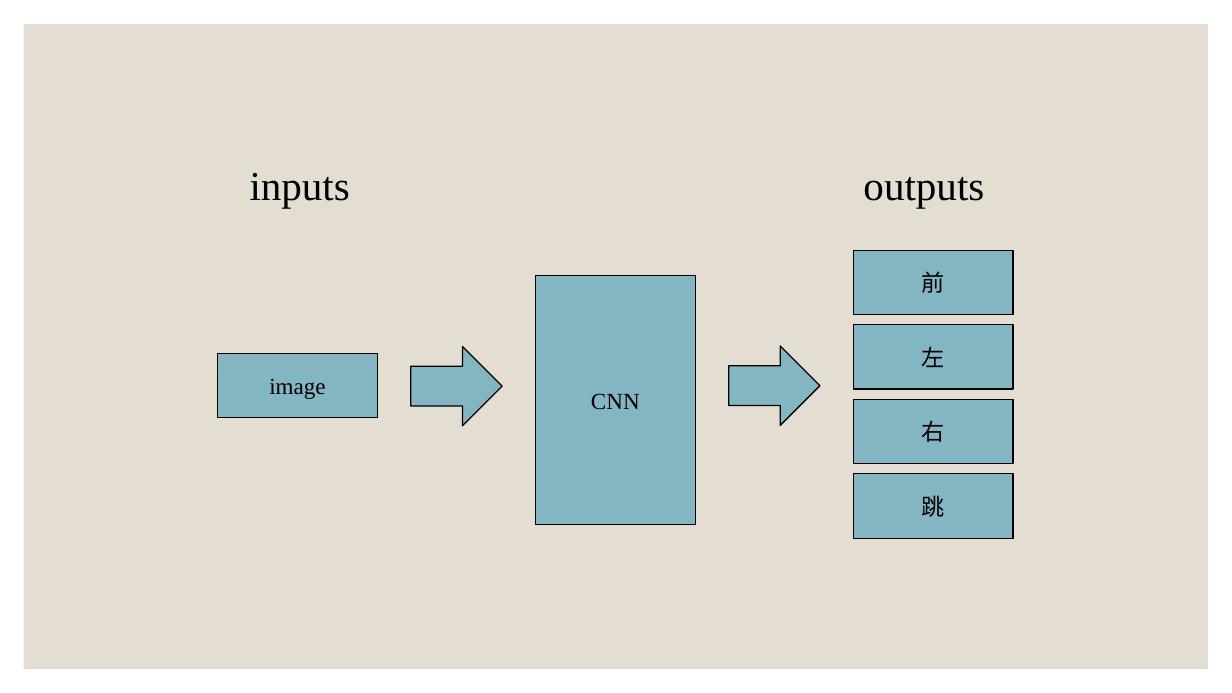
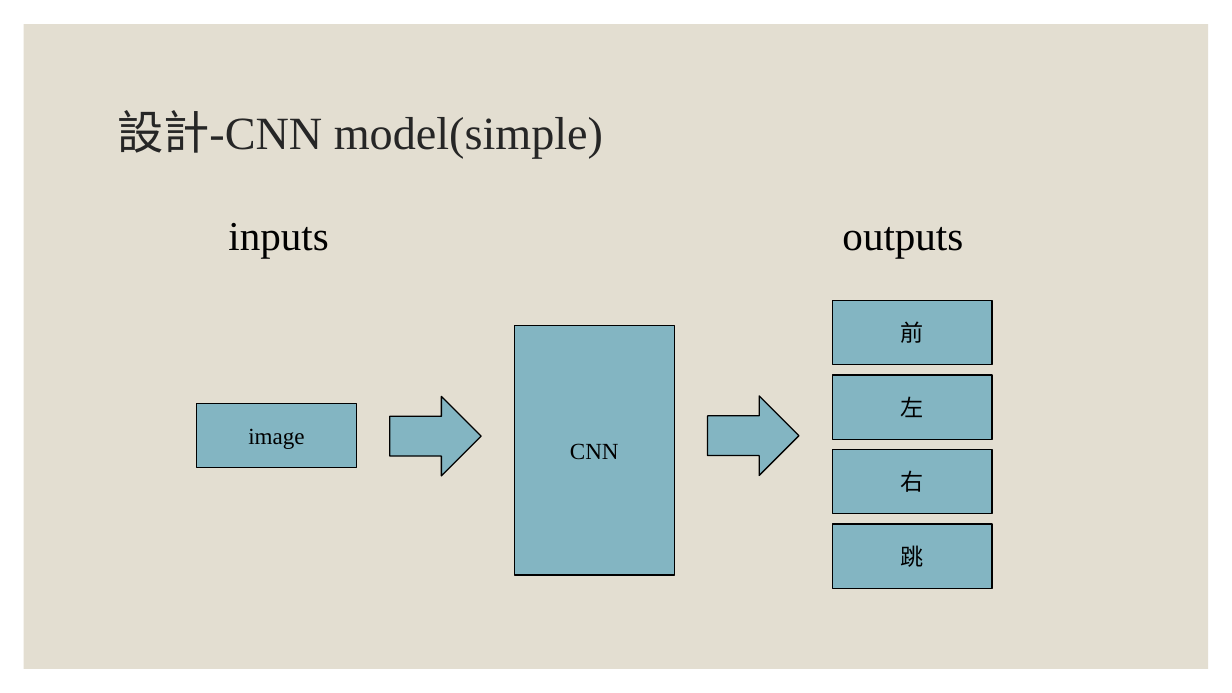
Before and after one commit to San-Zero/ML_homework, a slide deck: slide 7 of Fall-guys-ML.pptx (slide 6 before the commit). Drawn at 1232x693 pixels with LibreOffice and Linux fonts; fonts in the diff are those of the drawing. Boxes give left, top, right and bottom in pixels: in the first picture for what was removed or moved away, otherwise in the second. Text is boxed around its words. In the diff, an @@ line names an element or a change of style, - is before the commit and + after.

Commit message:
update ppt
more detail for the block breakdown and CNN model

```diff
--- a/Fall-guys-ML.pptx
+++ b/Fall-guys-ML.pptx
@@ title added at [117, 110, 603, 158], 36 pt, text #262626 @@
+設計-CNN model(simple)
@@ 6 rectangles, 2 texts, 2 down arrows: place and size @@
-6 rectangles, 2 texts, 2 down arrows at [218, 173, 1013, 539]
+6 rectangles, 2 texts, 2 down arrows at [197, 223, 993, 589]
```
Also in this commit, not shown: 2 other slides changed, 9 slides added, 3 slides removed.
